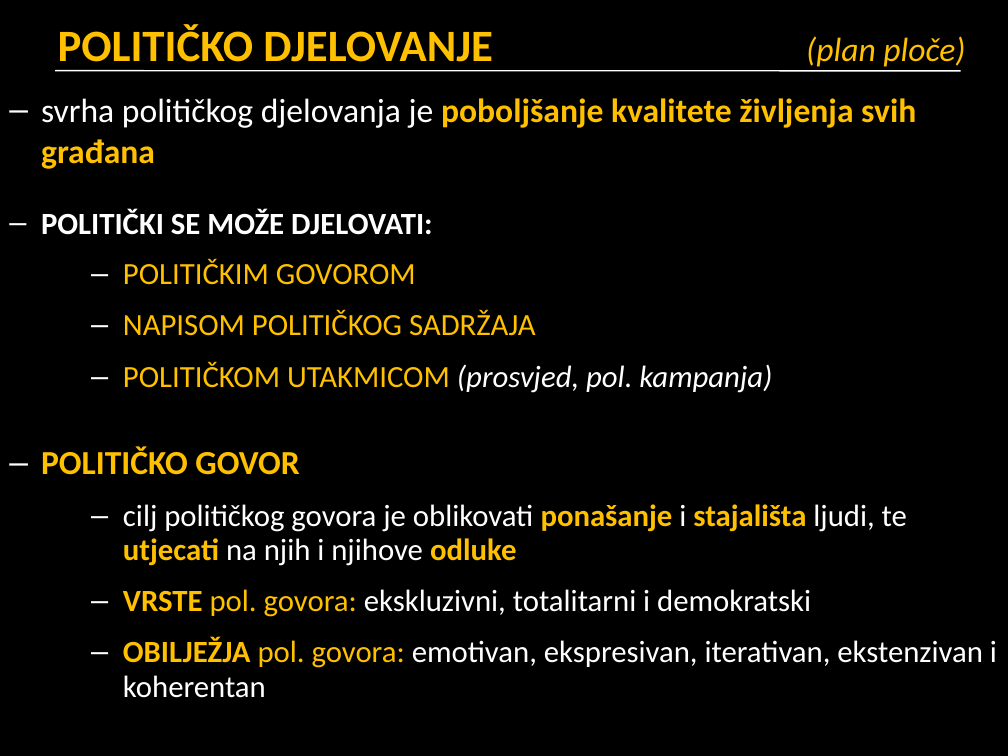
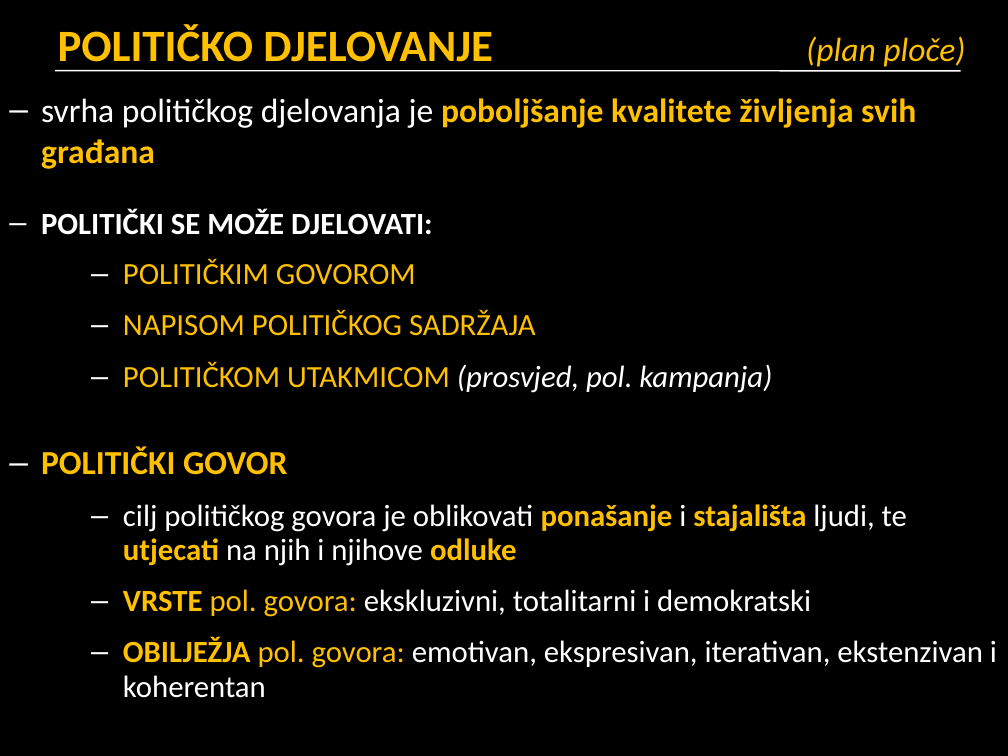
Before and after one commit to cornx/print, a slide deck: slide 32 of data/politika/prezentacije/U3_001_pojam_politike.pptx. Drawn at 1008x756 pixels with LibreOffice and Linux fonts; fonts in the diff are those of the drawing. Boxes give left, top, right and bottom in pixels: in the first picture for what was removed or moved away, otherwise in the second. Text is boxed around its words. In the diff, an @@ line names an element or a change of style, - is before the commit and + after.

```diff
--- a/data/politika/prezentacije/U3_001_pojam_politike.pptx
+++ b/data/politika/prezentacije/U3_001_pojam_politike.pptx
@@ text at [41,446,287,475]: text changed @@
-– POLITIČKO GOVOR
+– POLITIČKI GOVOR
```
Also in this commit, not shown: 2 other slides changed.
